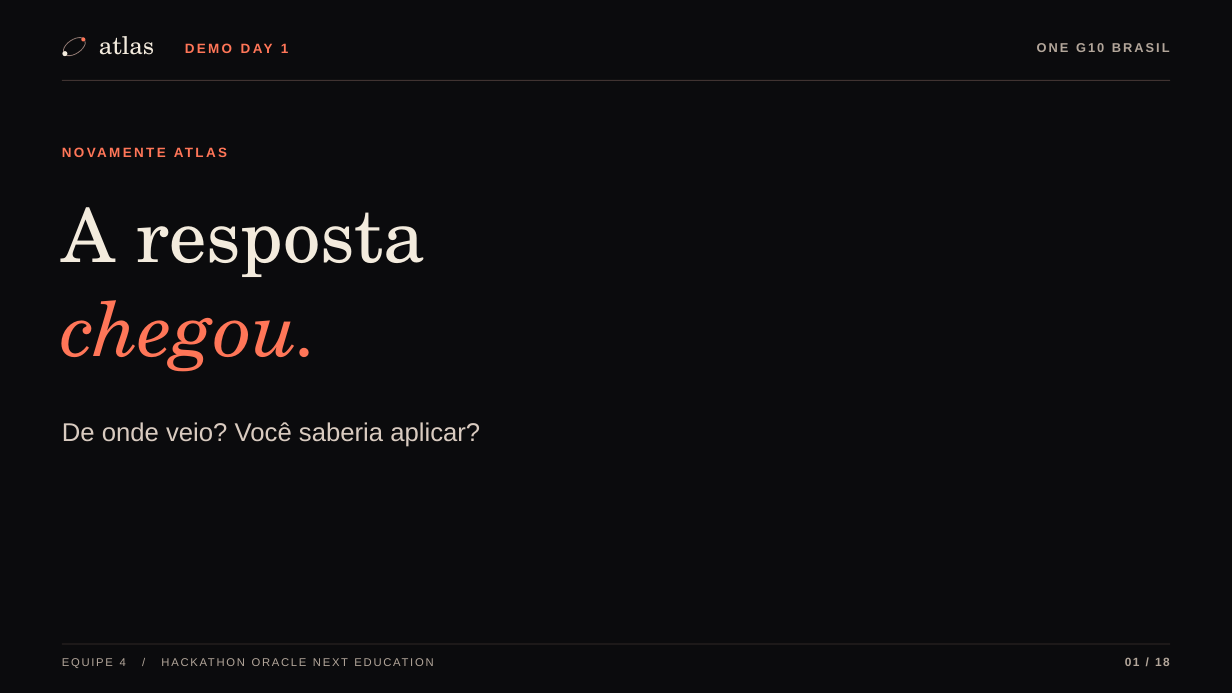
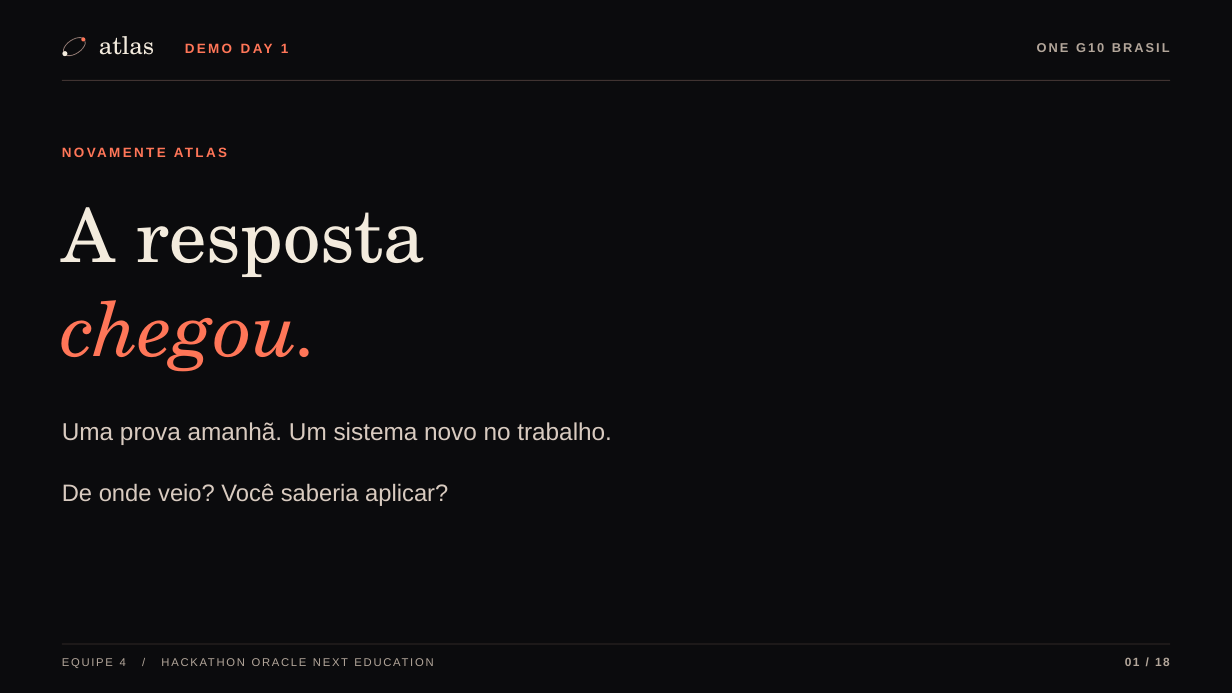
Before and after one commit to Oracle-hackatom-g10-team-4/Nova-mente-Solution, a slide deck: slide 1 of NovaMente-Atlas-Demo-Day-Estudo-e-Treinamento.pptx. Drawn at 1232x693 pixels with LibreOffice and Linux fonts; fonts in the diff are those of the drawing; background and template pictures are left out. Boxes give left, top, right and bottom in pixels: in the first picture for what was removed or moved away, otherwise in the second. Text is boxed around its words. In the diff, an @@ line names an element or a change of style, - is before the commit and + after.

Commit message:
docs: sincroniza a abertura de trinta segundos no PowerPoint
Por quê: ajustar as notas ao ritmo da nova abertura e preservar os três clipes.

```diff
--- a/NovaMente-Atlas-Demo-Day-Estudo-e-Treinamento.pptx
+++ b/NovaMente-Atlas-Demo-Day-Estudo-e-Treinamento.pptx
@@ text added at (x1=62, y1=422, x2=612, y2=445), 19 pt, text #D9CBC0 @@
+Uma prova amanhã. Um sistema novo no trabalho.
@@ text "De onde veio? Você saberia ..." moved from (x1=62, y1=422, x2=480, y2=447) to (x1=62, y1=483, x2=448, y2=506) @@
@@ text "De onde veio? Você saberia ..." at (x1=62, y1=483, x2=448, y2=506): size 20 to 18.5 pt @@
```
